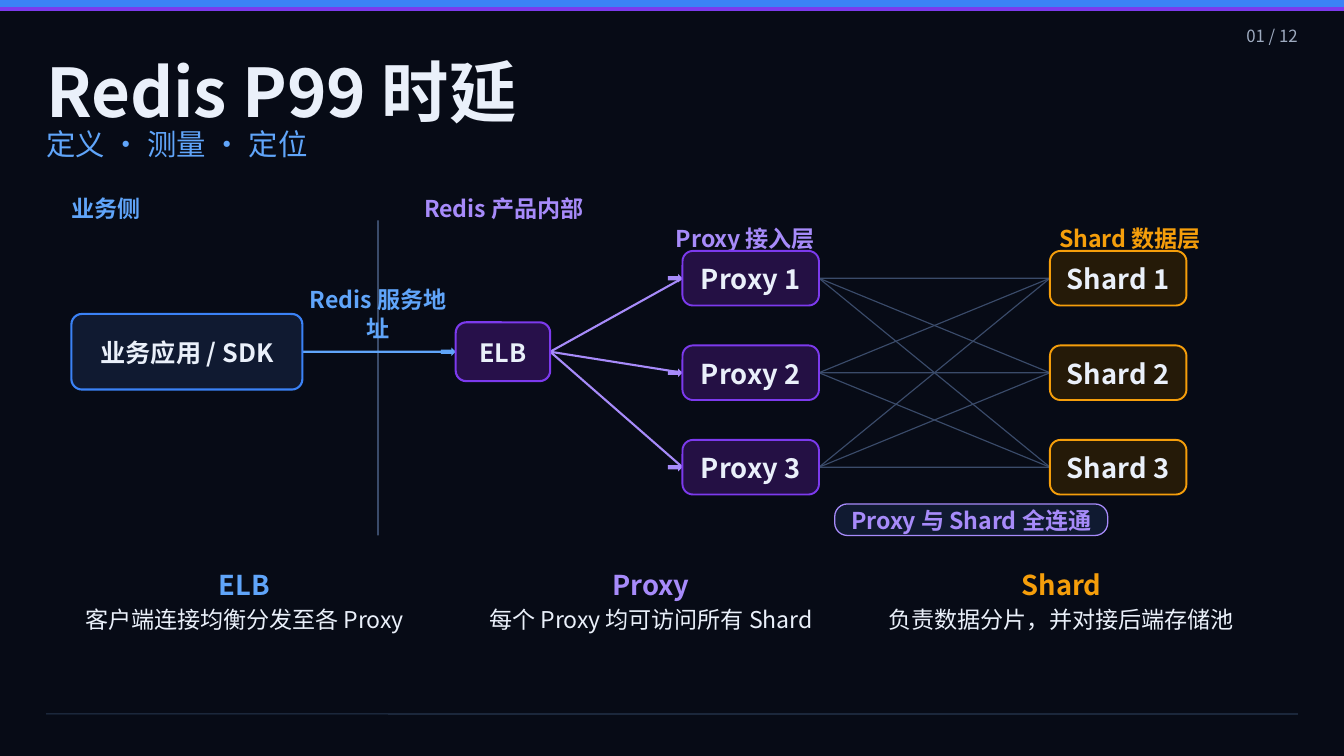
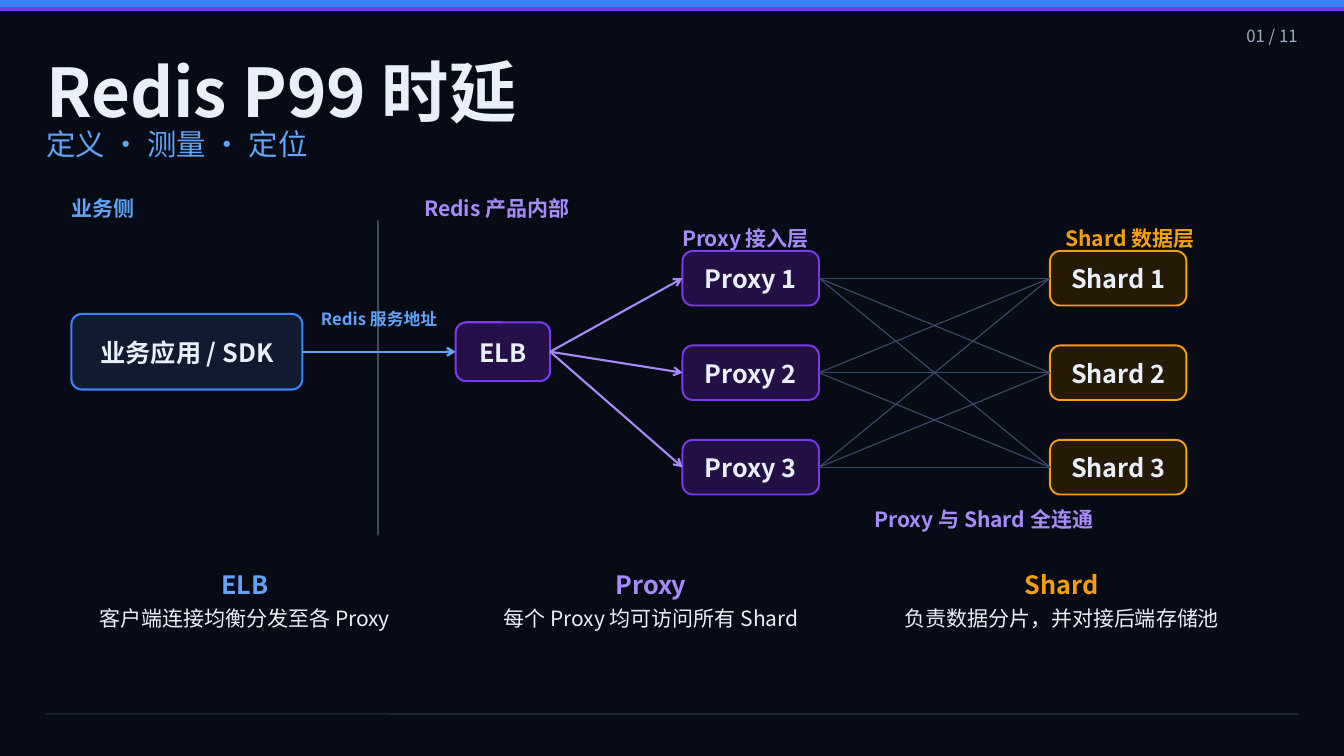
Before and after one commit to ly989264/PPTs, a slide deck: slide 1 of 01-redis_p99_sre_training_ppt_v5.pptx. Drawn at 1344x756 pixels with LibreOffice and Linux fonts; fonts in the diff are those of the drawing. Boxes give left, top, right and bottom in pixels: in the first picture for what was removed or moved away, otherwise in the second. Text is boxed around its words. In the diff, an @@ line names an element or a change of style, - is before the commit and + after.

Commit message:
Fix Redis P99 deck layout and typography

```diff
--- a/01-redis_p99_sre_training_ppt_v5.pptx
+++ b/01-redis_p99_sre_training_ppt_v5.pptx
@@ text at (x1=1246, y1=29, x2=1298, y2=42): text changed @@
-01 / 12
+01 / 11
@@ line (551, 352) - (683, 278): line to arrow @@
@@ right arrow removed at (x1=667, y1=274, x2=683, y2=282) @@
@@ text "Redis 服务地址" moved from (x1=310, y1=285, x2=446, y2=342) to (x1=321, y1=308, x2=437, y2=330) @@
@@ text "Redis 服务地址" at (x1=321, y1=308, x2=437, y2=330): size 16.5 to 12 pt @@
@@ line (302, 352) - (456, 352): line to arrow @@
@@ right arrow removed at (x1=442, y1=348, x2=457, y2=356) @@
@@ line (551, 352) - (683, 373): line to arrow @@
@@ line (551, 352) - (683, 468): line to arrow @@
@@ right arrow removed at (x1=667, y1=369, x2=683, y2=377) @@
@@ 3 lines, 1 arrow moved together from (x1=551, y1=278, x2=1051, y2=468) to (x1=551, y1=278, x2=1051, y2=468) @@
@@ right arrow removed at (x1=667, y1=463, x2=683, y2=471) @@
@@ text "Proxy 与 Shard 全连通" moved from (x1=835, y1=504, x2=1108, y2=535) to (x1=874, y1=509, x2=1093, y2=532) @@
@@ text "Proxy 与 Shard 全连通" at (x1=874, y1=509, x2=1093, y2=532): size 16.5 to 15 pt; fill #101A31 to none; outline #A78BFA 0.9 pt to none @@
@@ size 19.5 to 18 pt in 9 elements at (x1=683, y1=251, x2=819, y2=306), (x1=1051, y1=251, x2=1187, y2=306), (x1=683, y1=346, x2=819, y2=400), (x1=1051, y1=346, x2=1187, y2=400), (x1=683, y1=440, x2=819, y2=494), (x1=1051, y1=440, x2=1187, y2=494), (x1=221, y1=575, x2=268, y2=594), (x1=616, y1=575, x2=687, y2=600), (x1=1025, y1=574, x2=1099, y2=595) @@
@@ size 16.5 to 15 pt in 7 elements at (x1=71, y1=198, x2=134, y2=218), (x1=424, y1=198, x2=570, y2=218), (x1=682, y1=228, x2=809, y2=251), (x1=1065, y1=225, x2=1194, y2=251), (x1=99, y1=608, x2=390, y2=631), (x1=503, y1=608, x2=799, y2=631), (x1=904, y1=608, x2=1219, y2=628) @@
```
Also in this commit, not shown: 10 other slides changed, 1 slide removed, 1 other file.
